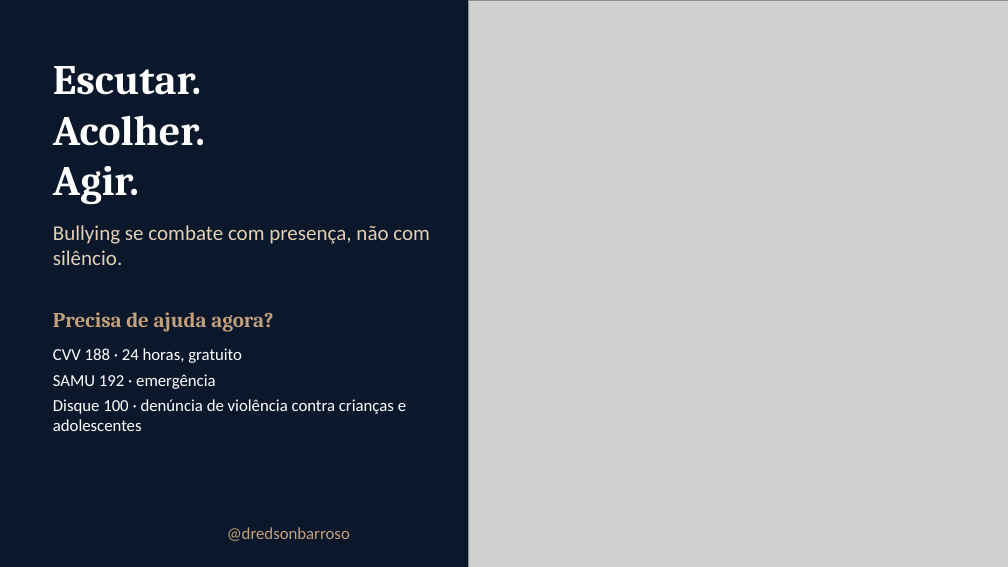
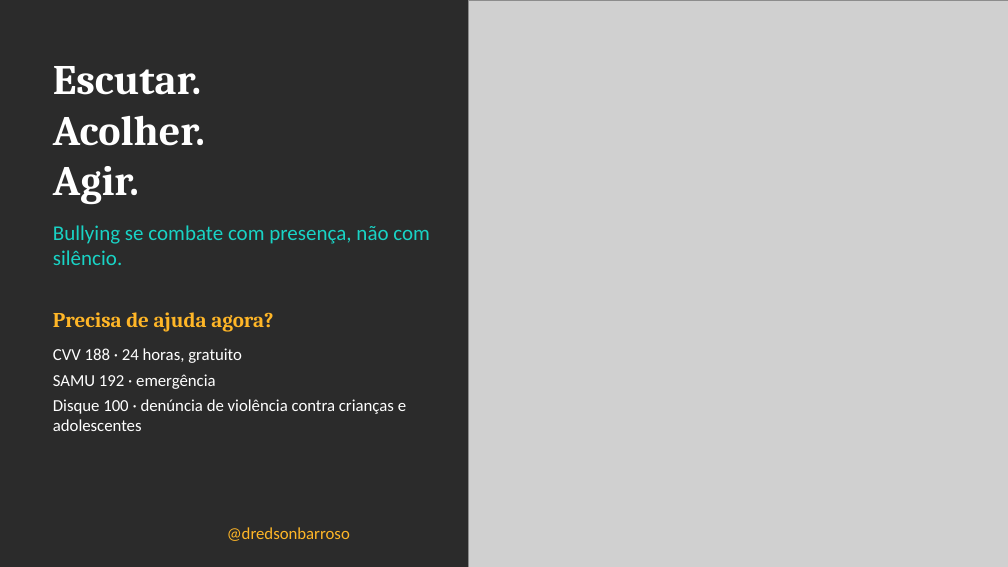
Before and after one commit to ebarroso12/ocorpoexplica, a slide deck: slide 13 of apresentacoes/bullying-saude-mental-escola.pptx. Drawn at 1008x567 pixels with LibreOffice and Linux fonts; fonts in the diff are those of the drawing; grey boxes stand for pictures; background and template pictures are left out; a plain dark background stands for a picture behind light text. Boxes give left, top, right and bottom in pixels: in the first picture for what was removed or moved away, otherwise in the second. Text is boxed around its words. In the diff, an @@ line names an element or a change of style, - is before the commit and + after.

```diff
--- a/apresentacoes/bullying-saude-mental-escola.pptx
+++ b/apresentacoes/bullying-saude-mental-escola.pptx
@@ background #FFFFFF to picture (left out) @@
@@ rectangle removed at (0,0,1008,567) @@
@@ text "Bullying se combate com presença, ..." at (53,225,430,265): text colour #E3CFB3 to #19D3C5 @@
@@ text "Precisa de ajuda agora?" at (53,312,273,332): text colour #C4A07A to #FFB627 @@
@@ text "@dredsonbarroso" at (227,527,350,541): text colour #C4A07A to #FFB627 @@
```
Also in this commit, not shown: 12 other slides changed, 26 other files.
